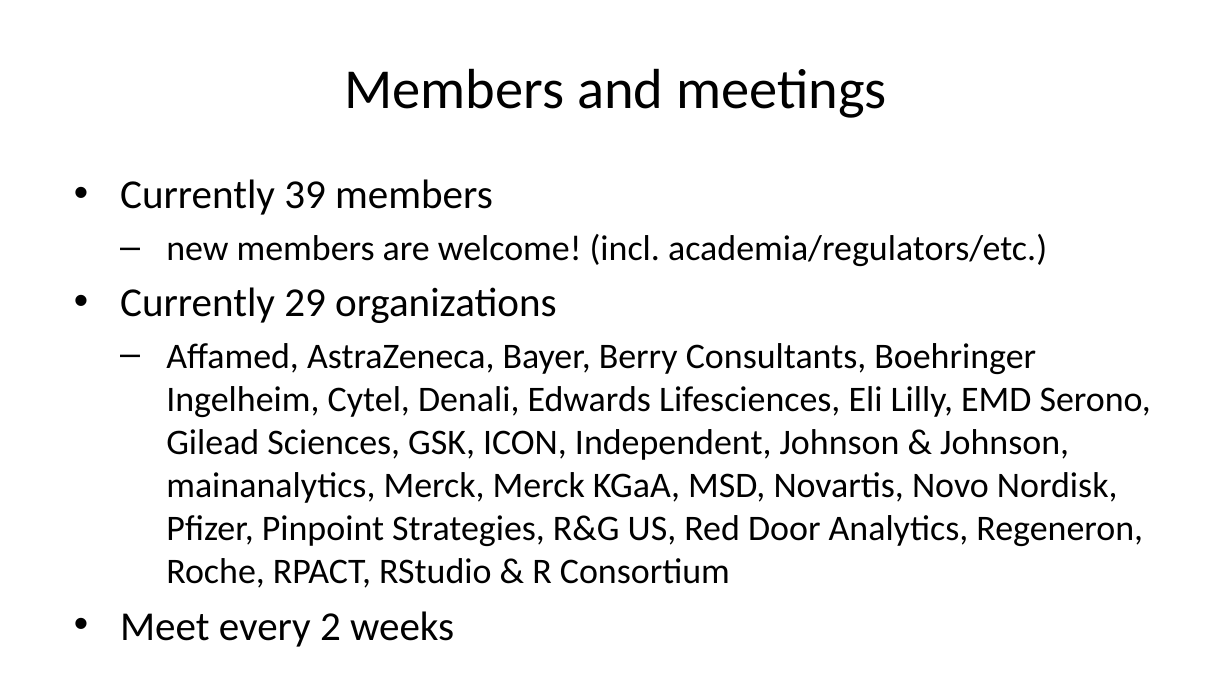
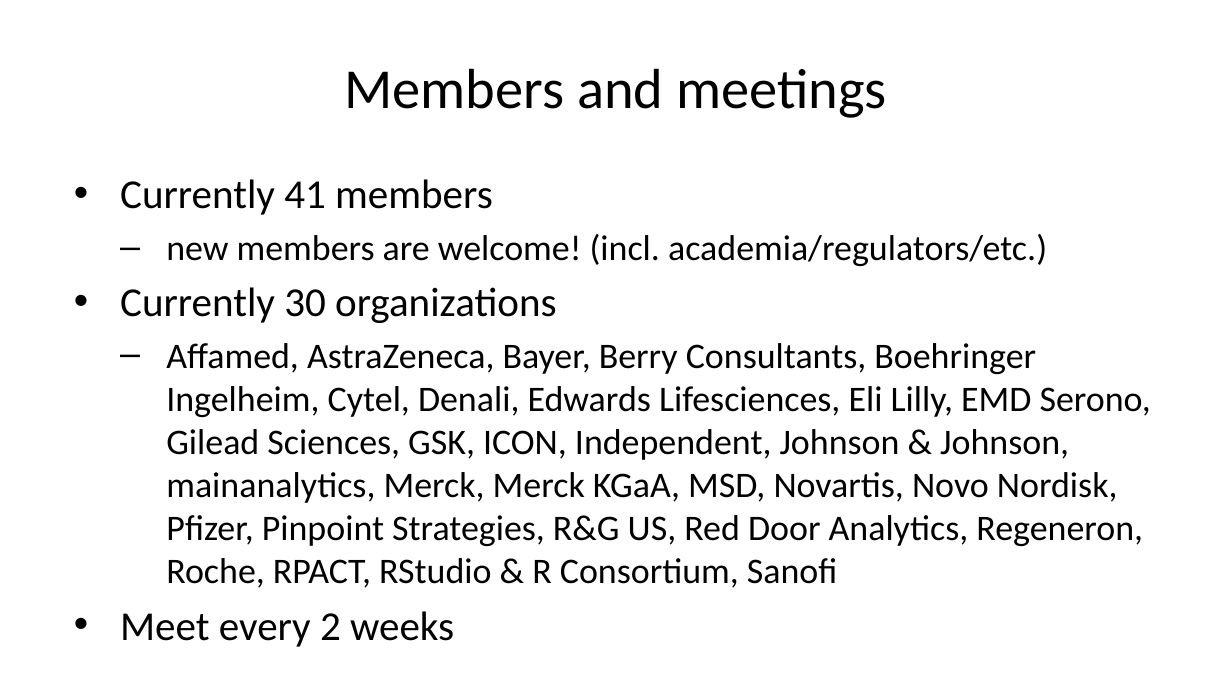
Before and after one commit to openstatsware/website, a slide deck: slide 8 of slides/cen-first-year-wg-sep2023.pptx. Drawn at 1232x693 pixels with LibreOffice and Linux fonts; fonts in the diff are those of the drawing. Boxes give left, top, right and bottom in pixels: in the first picture for what was removed or moved away, otherwise in the second. Text is boxed around its words. In the diff, an @@ line names an element or a change of style, - is before the commit and + after.

```diff
--- a/slides/cen-first-year-wg-sep2023.pptx
+++ b/slides/cen-first-year-wg-sep2023.pptx
@@ text at box(120, 179, 493, 215): text changed @@
-• Currently 39 members
+• Currently 41 members
@@ text at box(120, 287, 1151, 588): text changed @@
-• Currently 29 organizations
-  – Affamed, AstraZeneca, Bayer, Berry Consultants, Boehringer Ingelheim, Cytel, Denali, Edwards Lifesciences, Eli Lilly, EMD Serono, Gilead Sciences, GSK, ICON, Independent, Johnson & Johnson, mainanalytics, Merck, Merck KGaA, MSD, Novartis, Novo Nordisk, Pfizer, Pinpoint Strategies, R&G US, Red Door Analytics, Regeneron, Roche, RPACT, RStudio & R Consortium
+• Currently 30 organizations
+  – Affamed, AstraZeneca, Bayer, Berry Consultants, Boehringer Ingelheim, Cytel, Denali, Edwards Lifesciences, Eli Lilly, EMD Serono, Gilead Sciences, GSK, ICON, Independent, Johnson & Johnson, mainanalytics, Merck, Merck KGaA, MSD, Novartis, Novo Nordisk, Pfizer, Pinpoint Strategies, R&G US, Red Door Analytics, Regeneron, Roche, RPACT, RStudio & R Consortium, Sanofi
```
Also in this commit, not shown: 8 other files.
